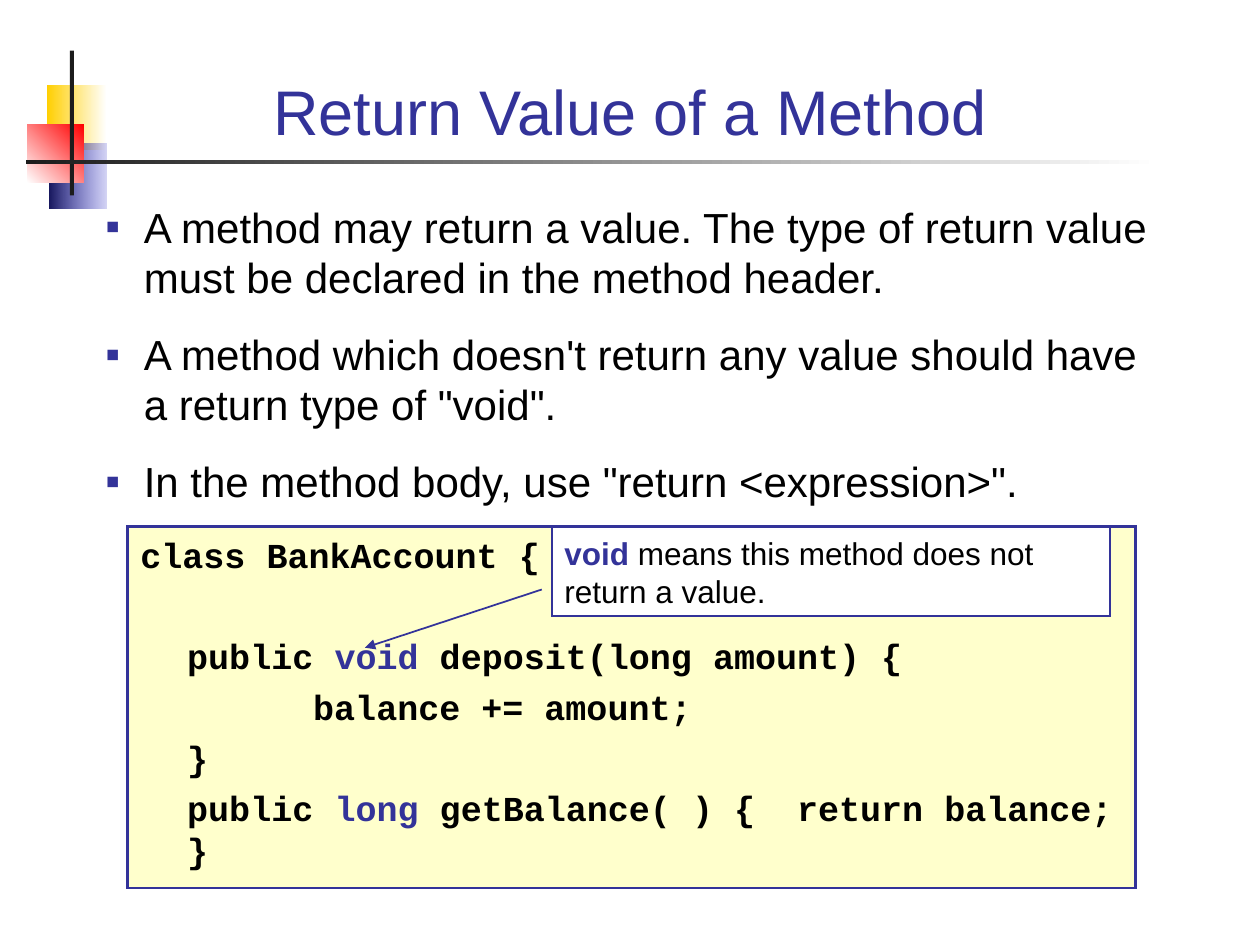
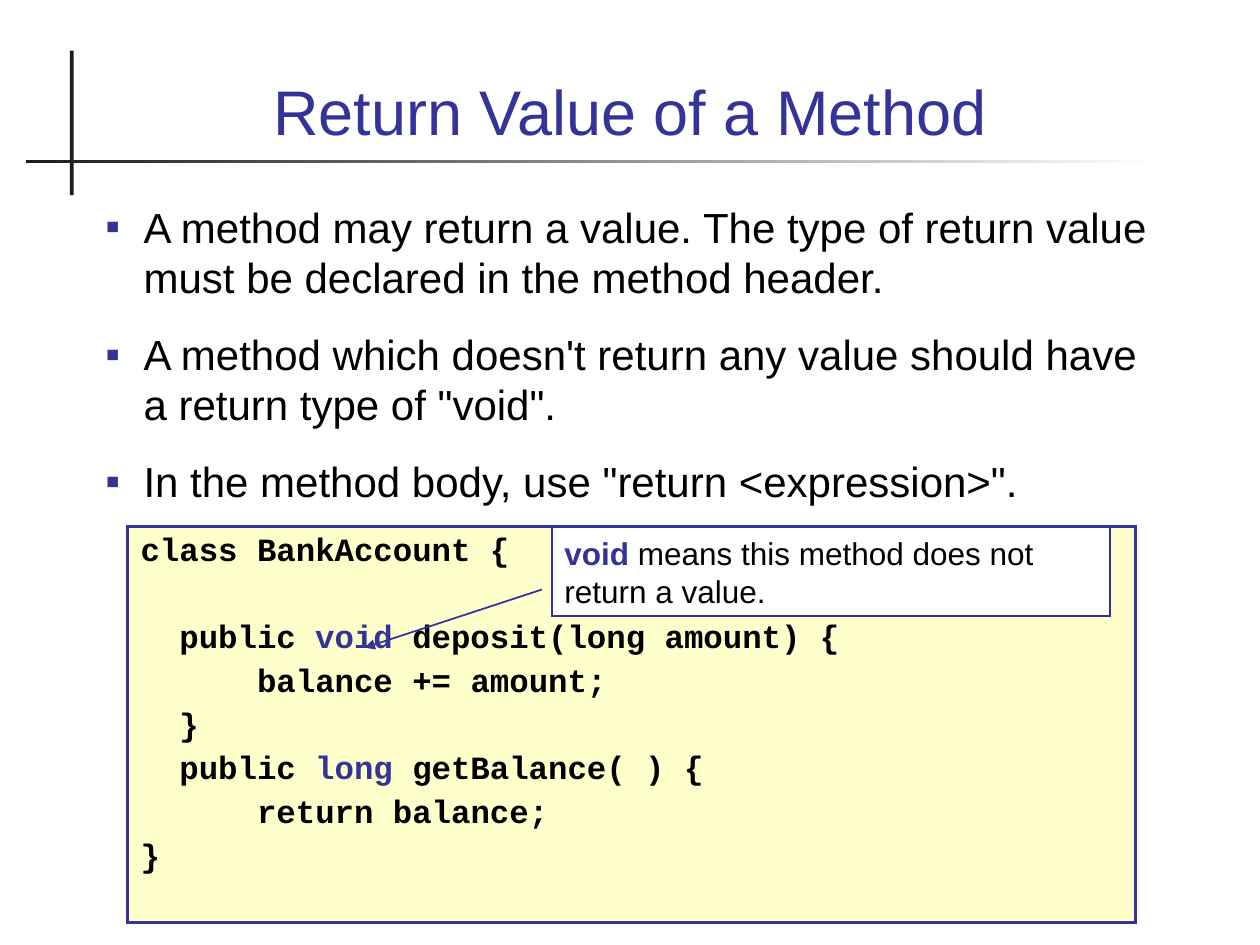
Before and after one commit to skeoop/skeoop.github.io, a slide deck: slide 15 of java-basics/12-Methods.ppt (slide 17 before the commit). Drawn at 1260x945 pixels with LibreOffice and Linux fonts; fonts in the diff are those of the drawing. Boxes give left, top, right and bottom in pixels: in the first picture for what was removed or moved away, otherwise in the second. Text is boxed around its words. In the diff, an @@ line names an element or a change of style, - is before the commit and + after.

```diff
--- a/java-basics/12-Methods.ppt
+++ b/java-basics/12-Methods.ppt
@@ rectangle removed at box(47, 84, 106, 150) @@
@@ rectangle removed at box(28, 125, 84, 183) @@
@@ rectangle removed at box(49, 144, 106, 209) @@
@@ text "A method may return a ..." at box(144, 212, 1146, 505): indent changed @@
@@ text "class BankAccount {": place and size @@
-text "class BankAccount {" at box(127, 527, 1135, 888)
+text "class BankAccount {" at box(127, 527, 1135, 922)
@@ text at box(141, 537, 801, 698): size 20 to 18.5 pt in "class BankAccount {", "public void deposit(long amount) {", "balance += amount;", "}"; line spacing 1 to 0.9 @@
@@ text at box(179, 756, 626, 829): text changed; size 20 to 18.5 pt @@
-public long getBalance( ) { return balance; }
+public long getBalance( ) {
+return balance;
+}
```
Also in this commit, not shown: 19 other slides changed, 2 slides removed, 30 other files.
